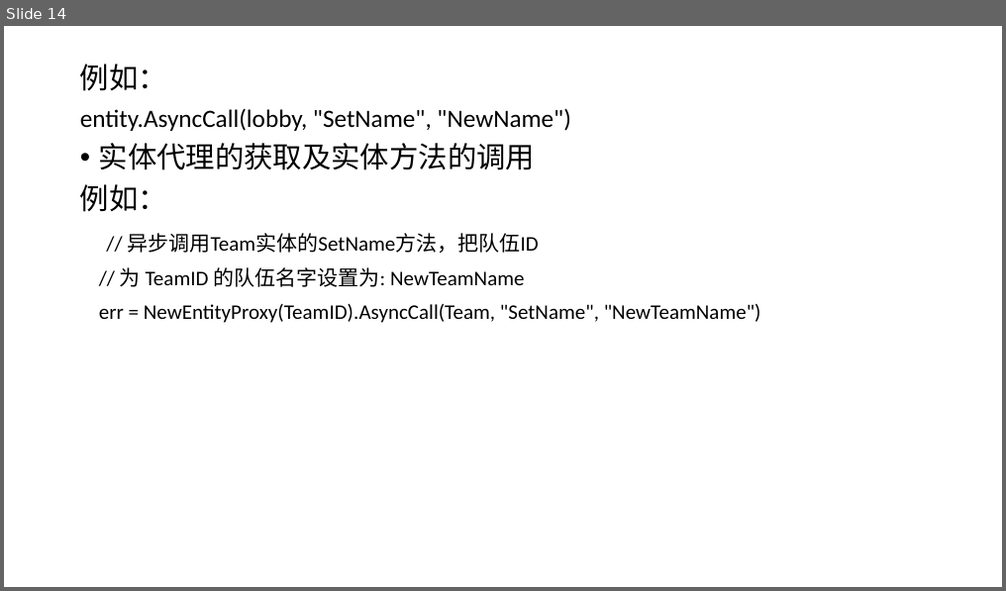
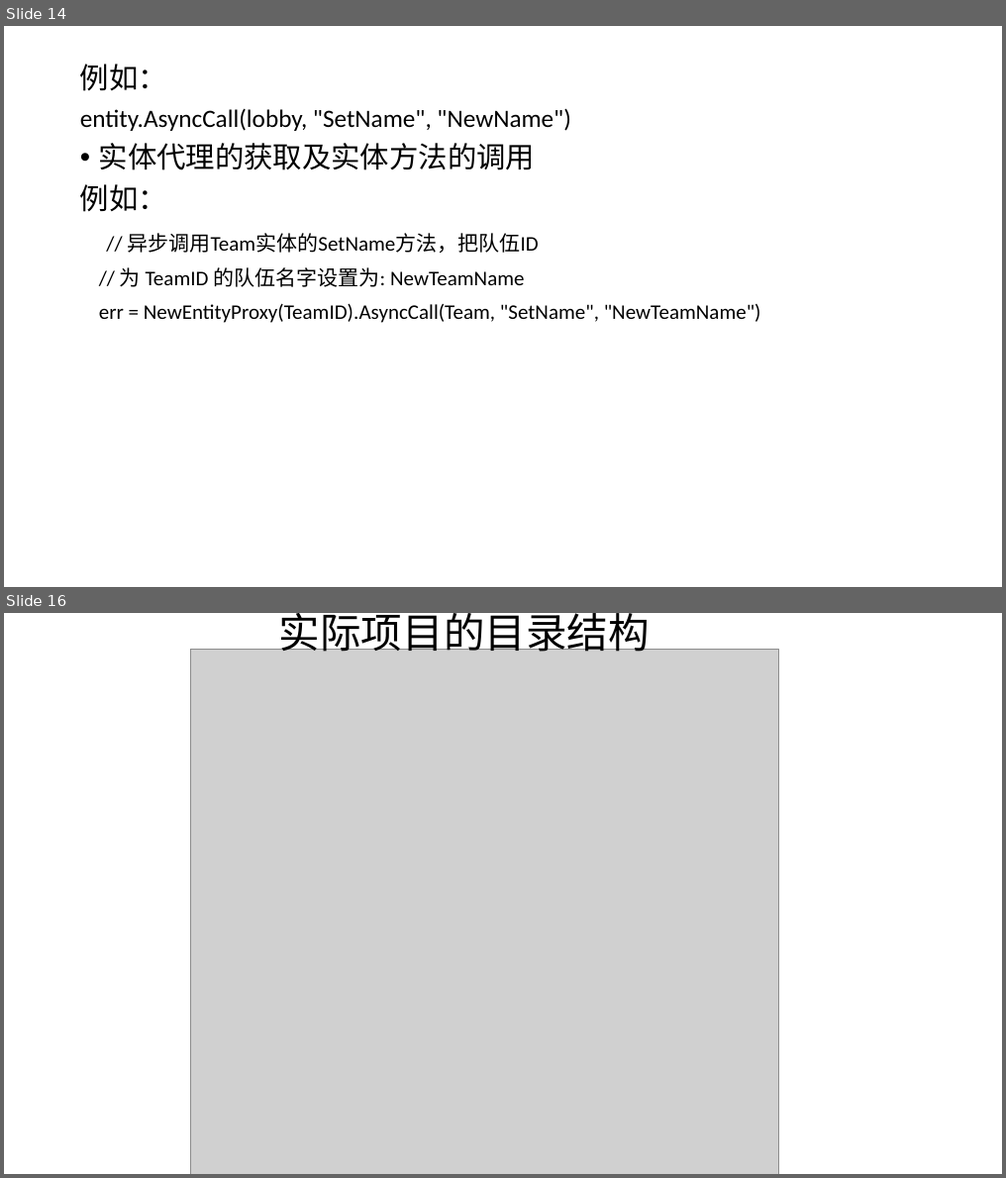
Before and after one commit to lawrencexfs/go-service, a slide deck: 服务器架构介绍.pptx. Shown one above the other, each under a label of ours: slide 14 before the commit, slides 14 and 16 after it; the slides between them are not shown. The pictures are 1006x591 and 1006x1178 pixels, drawn with LibreOffice and Linux fonts; fonts in the diff are those of the drawing; grey boxes stand for pictures. Boxes give left, top, right and bottom in pixels: in the first picture for what was removed or moved away, otherwise in the second. Text is boxed around its words. In the diff, an @@ line names an element or a change of style, - is before the commit and + after.

Commit message:
ppt

```diff
--- a/服务器架构介绍.pptx
+++ b/服务器架构介绍.pptx
@@ slide 16 added at box(4, 613, 1002, 1174), background #FFFFFF @@
@@ title added at box(279, 613, 649, 652), 39.6 pt, text #000000 @@
+实际项目的目录结构
@@ picture added at box(190, 649, 779, 1174) @@
```
Also in this commit, not shown: 1 slide changed.
